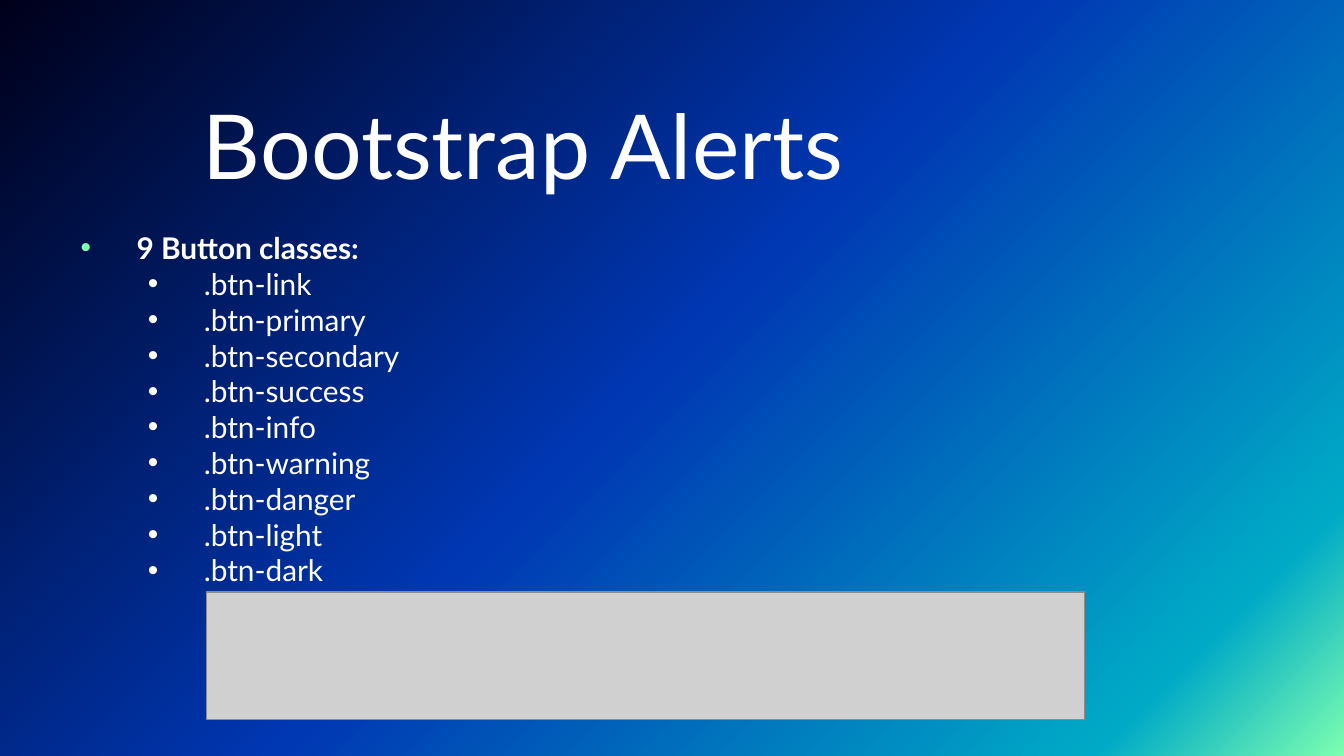
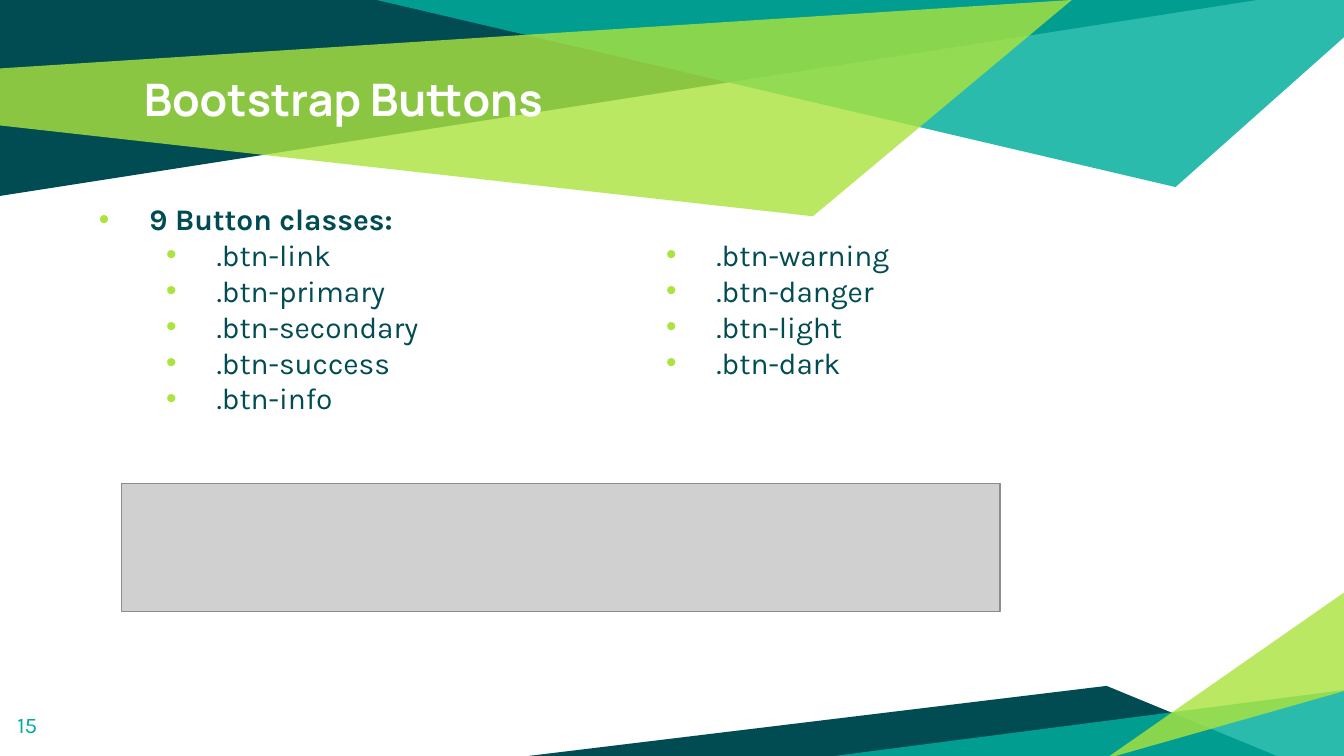
Before and after one commit to RazCrimson/Lab_Main, a slide deck: slide 15 of Sem 2/Web development Lab/Class/Bootstrap.pptx (slide 9 before the commit). Drawn at 1344x756 pixels with LibreOffice and Linux fonts; fonts in the diff are those of the drawing; grey boxes stand for pictures; background and template pictures are left out. Boxes give left, top, right and bottom in pixels: in the first picture for what was removed or moved away, otherwise in the second. Text is boxed around its words. In the diff, an @@ line names an element or a change of style, - is before the commit and + after.

```diff
--- a/Sem 2/Web development Lab/Class/Bootstrap.pptx
+++ b/Sem 2/Web development Lab/Class/Bootstrap.pptx
@@ background picture (left out) to #FFFFFF @@
@@ title added at [144, 83, 542, 128], 24 pt, text #FFFFFF, bold @@
+Bootstrap Buttons
@@ text removed at [203, 101, 842, 195] @@
-Bootstrap Alerts
@@ text "9 Button classes:": place and size @@
-text "9 Button classes:" at [137, 236, 400, 582]
+text "9 Button classes:" at [149, 209, 889, 410]
@@ text "9 Button classes:" at [149, 209, 889, 410]: font Lato to Karla, text colour #FFFFFF to #004C52; indent changed; more space between paragraphs; bullet colour #7DFFB1 to #ABE33F; bullet colour #FFFFFF to #ABE33F @@
@@ picture: place and size @@
-picture at [207, 593, 1086, 720]
+picture at [122, 484, 1001, 612]
@@ group added at [0, 0, 1344, 756]: 6 freeform shapes @@
@@ page number added at [17, 719, 37, 734], 12 pt, text #00AE9D @@
+15
```
Also in this commit, not shown: 6 other slides changed, 10 slides added, 4 slides removed, 32 other files.
